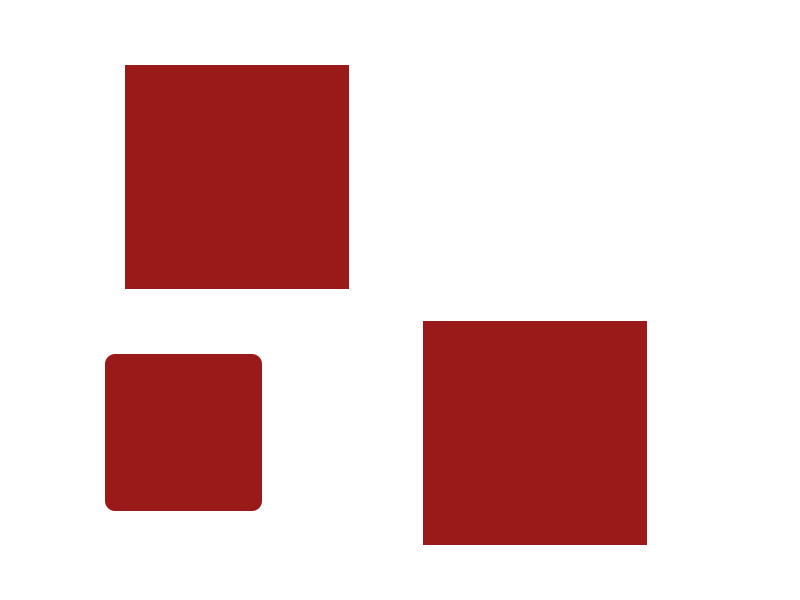
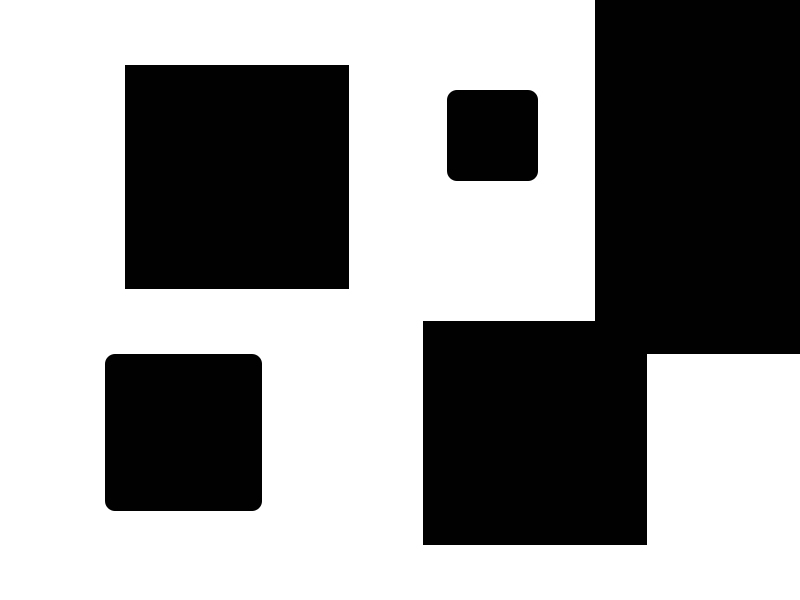
Two versions of the same layered image (800px x 600px). Layer-by-layer changes:
added layer "圆角矩形 1" above "矩形 1" over [595, 0, 800, 354]
painted on "矩形 1" over [105, 65, 647, 545]
